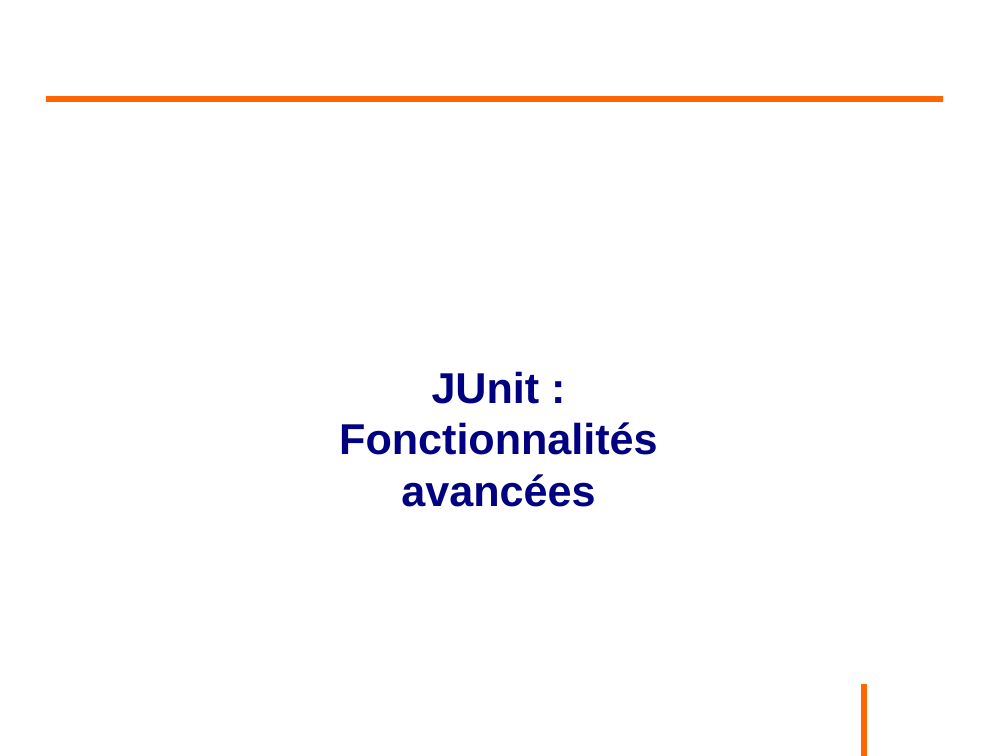
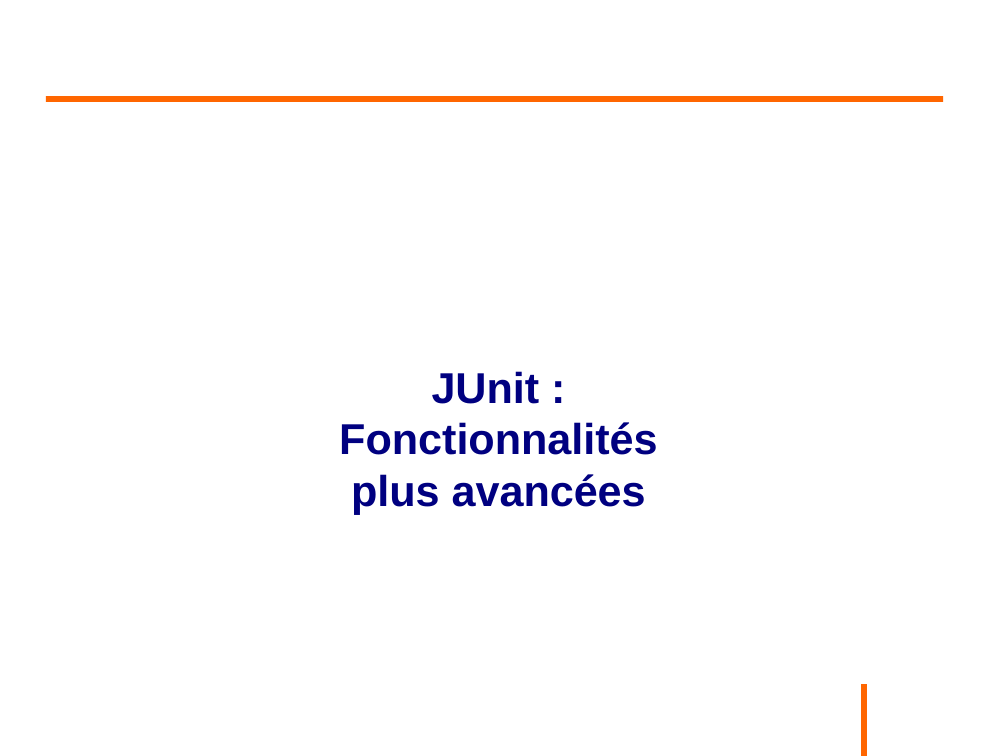
Before and after one commit to philphils/tests-unitaires-et-moins-unitaires, a slide deck: slide 26 of tests-unitaires-cours/nouveauDiapo/diapo_tests_unitaires.odp. Drawn at 1008x756 pixels with LibreOffice and Linux fonts; fonts in the diff are those of the drawing; background and template pictures are left out. Boxes give left, top, right and bottom in pixels: in the first picture for what was removed or moved away, otherwise in the second. Text is boxed around its words. In the diff, an @@ line names an element or a change of style, - is before the commit and + after.

```diff
--- a/tests-unitaires-cours/nouveauDiapo/diapo_tests_unitaires.odp
+++ b/tests-unitaires-cours/nouveauDiapo/diapo_tests_unitaires.odp
@@ text at box(339, 371, 657, 515): text changed @@
-JUnit : Fonctionnalités avancées
+JUnit : Fonctionnalités plus avancées
```
Also in this commit, not shown: 4 other slides changed, 5 slides added.
